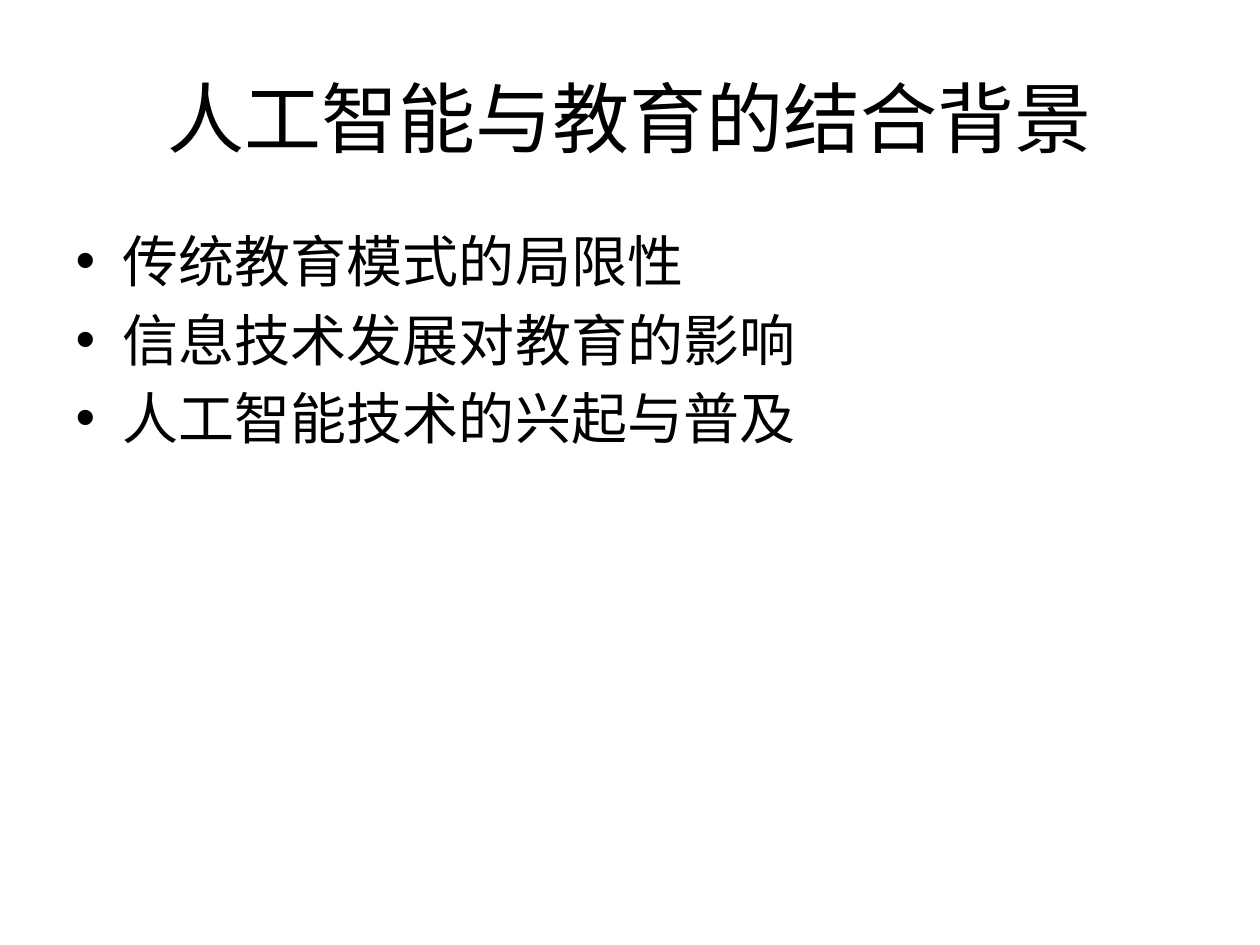
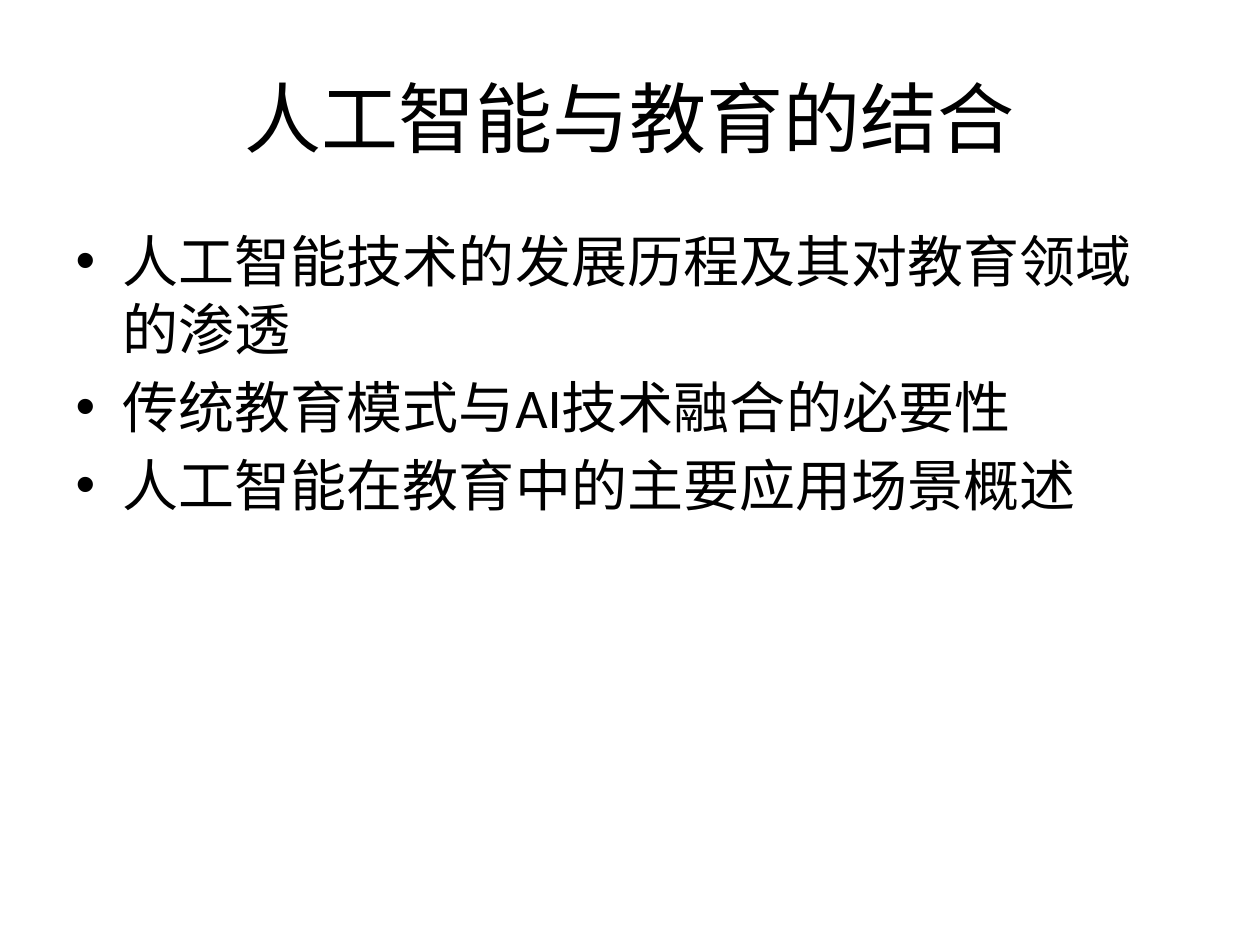
Before and after one commit to Arcadia-Nova/multi_modal_teaching_agent, a slide deck: slide 2 of app/static/exports/人工智能教育应用_AI_PPT.pptx. Drawn at 1260x945 pixels with LibreOffice and Linux fonts; fonts in the diff are those of the drawing. Boxes give left, top, right and bottom in pixels: in the first picture for what was removed or moved away, otherwise in the second. Text is boxed around its words. In the diff, an @@ line names an element or a change of style, - is before the commit and + after.

```diff
--- a/app/static/exports/人工智能教育应用_AI_PPT.pptx
+++ b/app/static/exports/人工智能教育应用_AI_PPT.pptx
@@ title at (x1=245, y1=82, x2=1015, y2=154): text changed @@
-人工智能与教育的结合背景
+人工智能与教育的结合
@@ text at (x1=123, y1=234, x2=1131, y2=511): text changed @@
-• 传统教育模式的局限性
-• 信息技术发展对教育的影响
-• 人工智能技术的兴起与普及
+• 人工智能技术的发展历程及其对教育领域的渗透
+• 传统教育模式与AI技术融合的必要性
+• 人工智能在教育中的主要应用场景概述
```
Also in this commit, not shown: 2 other slides changed, 9 other files.
